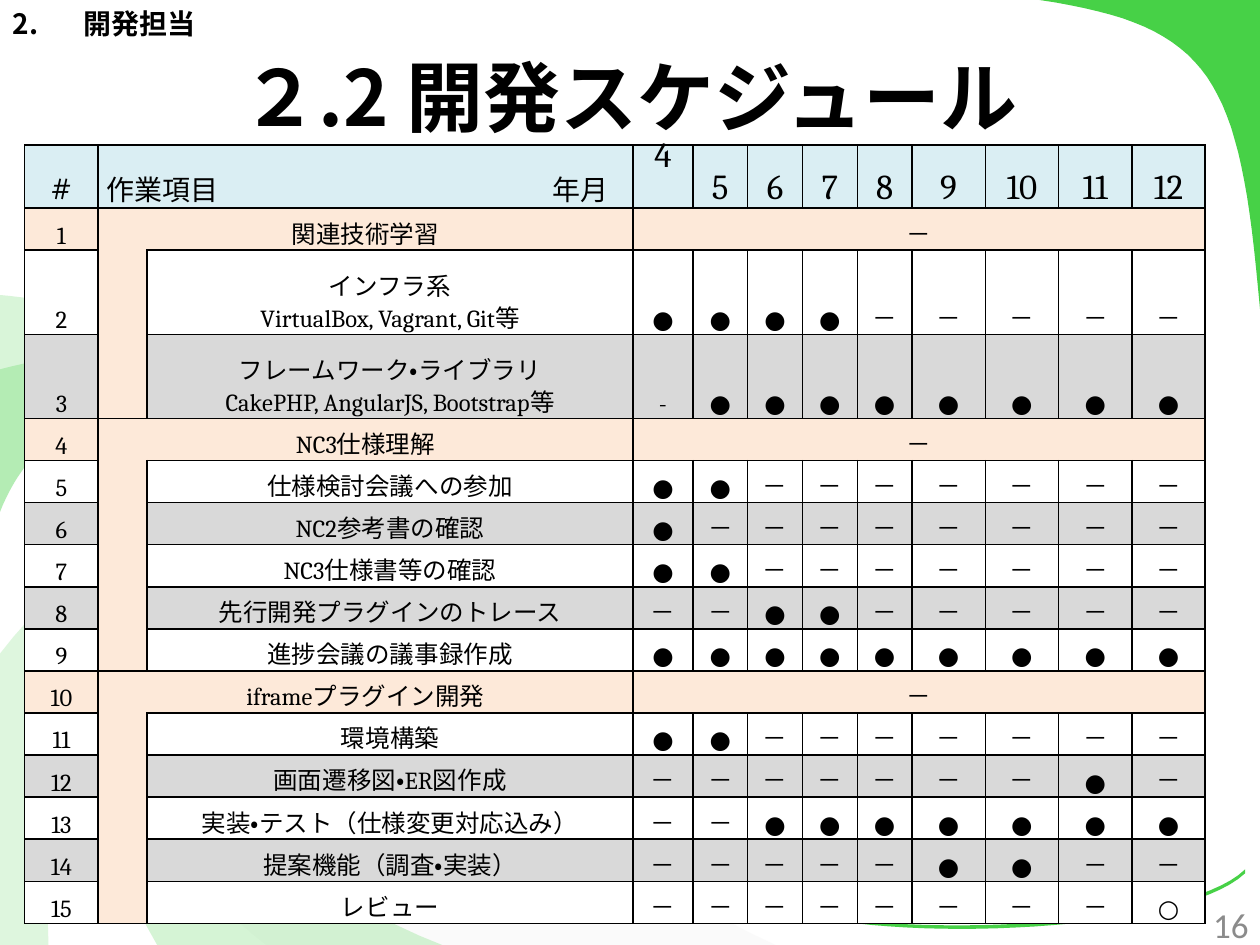
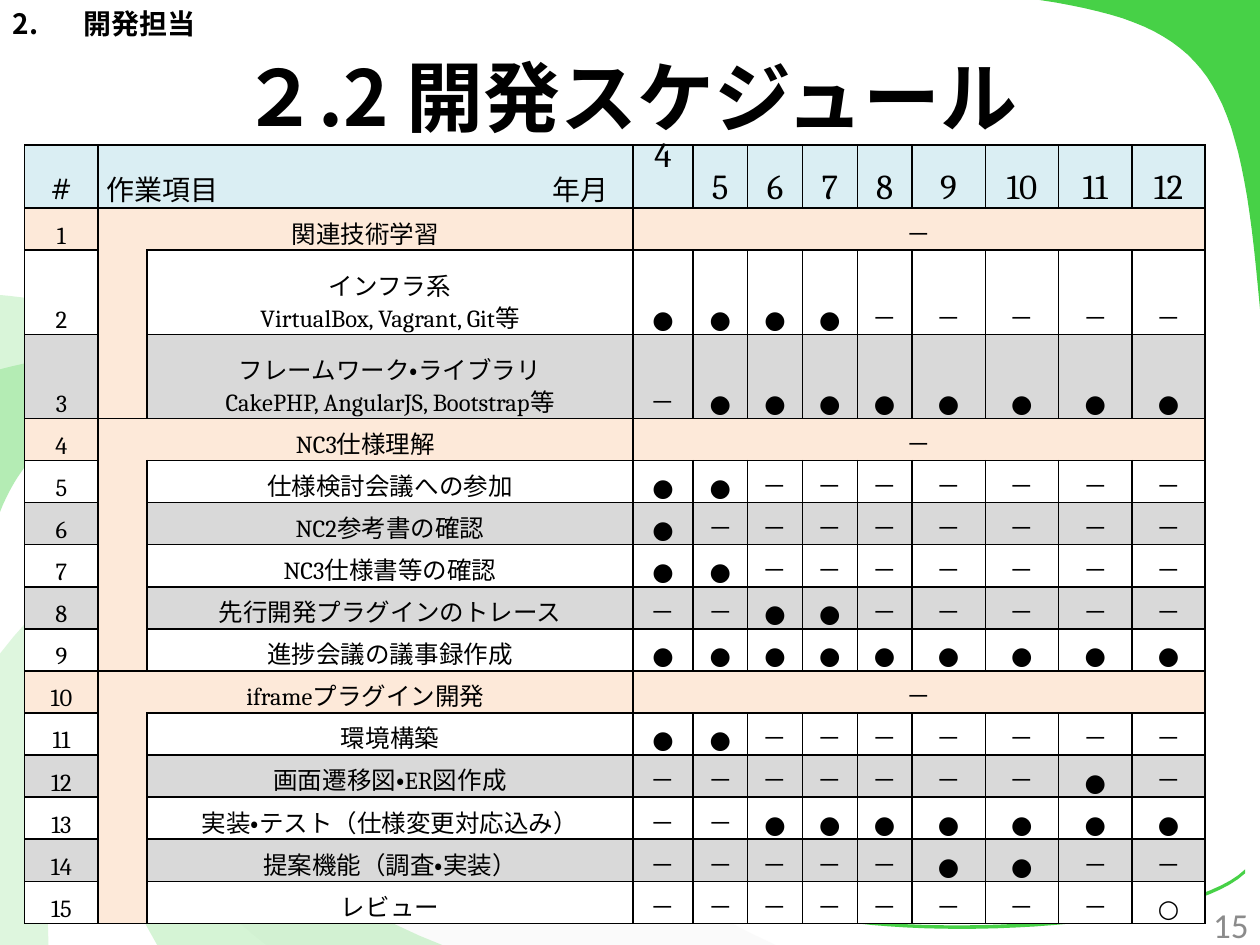
Before and after one commit to kotaro0717/Report-Management, a slide deck: slide 15 of PowerPoint/report_hokada.pptx (slide 16 before the commit). Drawn at 1260x945 pixels with LibreOffice and Linux fonts; fonts in the diff are those of the drawing. Boxes give left, top, right and bottom in pixels: in the first picture for what was removed or moved away, otherwise in the second. Text is boxed around its words. In the diff, an @@ line names an element or a change of style, - is before the commit and + after.

Commit message:
ナカレビュー後の見直し

```diff
--- a/PowerPoint/report_hokada.pptx
+++ b/PowerPoint/report_hokada.pptx
@@ table at [25, 145, 1206, 922] @@
-row 4, column 4: -
+row 4, column 4: －
@@ page number at [1213, 915, 1248, 938]: text changed @@
-16
+15
```
Also in this commit, not shown: 1 other slide changed, 2 slides added, 19 slides removed, 2 other files.
